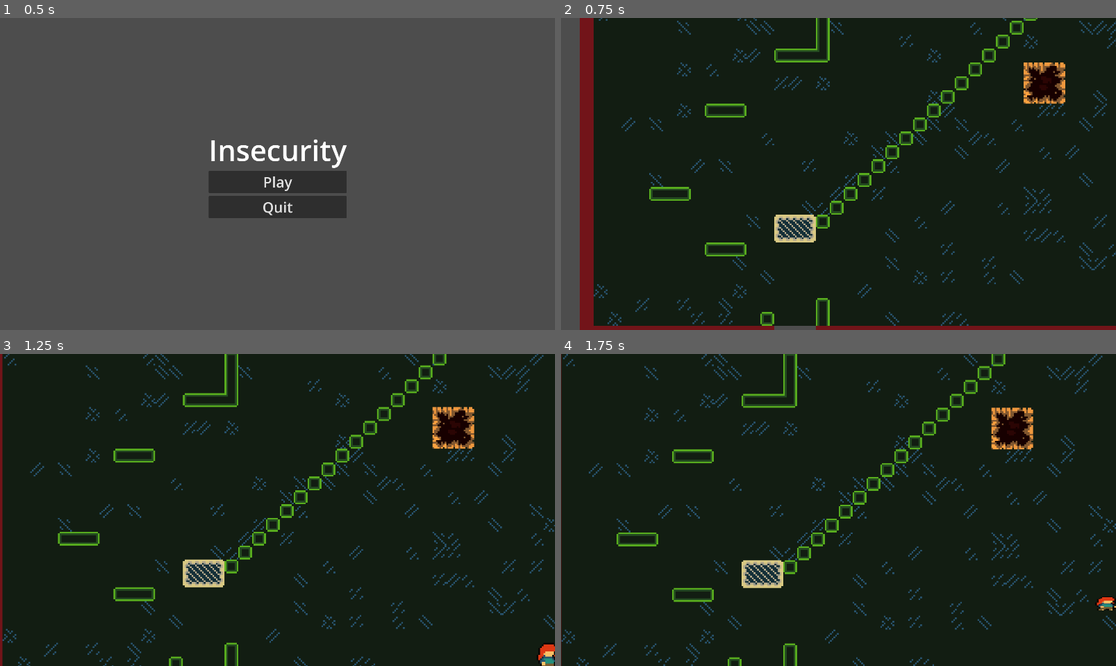
Above: before the commit, frames 1-4 (two rows, left to right).
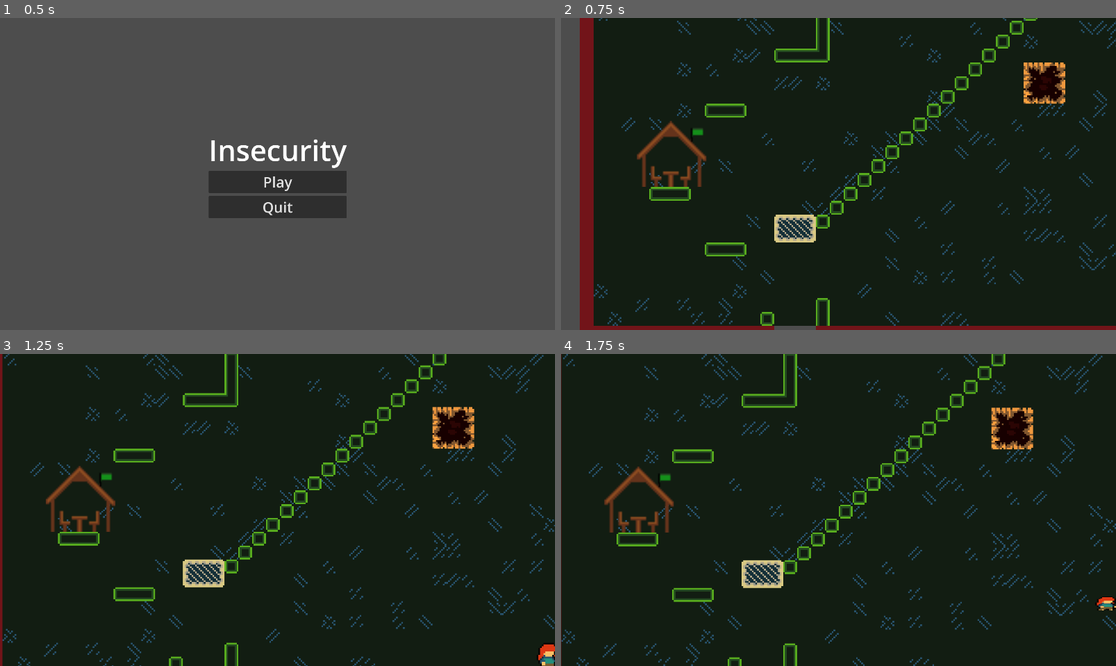
Above: after the commit, the same moments.

Repository: Arkcorner/Insecurity
Game: Godot game, scene res://UI/scenes/main_menu.tscn
The game is run twice, just before and just after one commit, with the same random seed, the same clock (stepped at 60 frames per second) and the same inputs.
Inputs (mouse positions are in pixels of both pictures, inside the frame that each line leads up to):
- Up to frame 1 (0.5 s): no input
- Up to frame 2 (0.75 s): click "Play" at 0.5 s
- Up to frame 3 (1.25 s): no input
- Up to frame 4 (1.75 s): tap Enter (ui_accept) at 1.25, 1.52 s; move the mouse to (960, 494) at 1.27 s; hold Right (ui_right) from 1.28 s (still down); hold Ctrl (crouch) from 1.28 s (still down); click (960, 494) at 1.42 s

Frame 1 is identical in both runs. In frame 2, 0.8% of the frame differs, in the area x 13-27%, y 32-55%; in frame 3, 0.8%; in frame 4, 0.8%, in the area x 7-21%, y 36-58%.

Commit message:
Added the checkpoint animation
I also forgot how to crouch and thought I had failed to upload the crouch move.  This is not reflected in the code.

Diff:
--- a/scenes/Auto_checkpoint.tscn
+++ b/scenes/Auto_checkpoint.tscn
@@ -1,7 +1,39 @@
-[gd_scene load_steps=4 format=3 uid="uid://ghxcucw0jy2v"]
+[gd_scene load_steps=9 format=3 uid="uid://ghxcucw0jy2v"]
 
 [ext_resource type="Script" path="res://scripts/Auto_checkpoint.gd" id="1_qp0n8"]
-[ext_resource type="Texture2D" uid="uid://cod0e8mkk2lxu" path="res://assets/Art/Objects/SaveCheckpointCamp.png" id="1_skbge"]
+[ext_resource type="Texture2D" uid="uid://pdfsv766emuf" path="res://assets/Art/Objects/Animated_objects/Checkpoint/CheckpointCampIdle.png" id="3_3x3pq"]
+[ext_resource type="Texture2D" uid="uid://djbqi3a842278" path="res://assets/Art/Objects/Animated_objects/Checkpoint/CheckpointCamp1.png" id="4_2xwk2"]
+[ext_resource type="Texture2D" uid="uid://di4bh8kfl6av5" path="res://assets/Art/Objects/Animated_objects/Checkpoint/CheckpointCamp2.png" id="5_prwgv"]
+[ext_resource type="Texture2D" uid="uid://do577yxmf25cd" path="res://assets/Art/Objects/Animated_objects/Checkpoint/CheckpointCamp3.png" id="6_n3w62"]
+[ext_resource type="Texture2D" uid="uid://bb28u4mkjyf6u" path="res://assets/Art/Objects/Animated_objects/Checkpoint/CheckpointCamp4.png" id="7_6wv8o"]
+
+[sub_resource type="SpriteFrames" id="SpriteFrames_6mytg"]
+animations = [{
+"frames": [{
+"duration": 1.0,
+"texture": ExtResource("3_3x3pq")
+}],
+"loop": true,
+"name": &"checkpoint_default",
+"speed": 5.0
+}, {
+"frames": [{
+"duration": 1.0,
+"texture": ExtResource("4_2xwk2")
+}, {
+"duration": 1.0,
+"texture": ExtResource("5_prwgv")
+}, {
+"duration": 1.0,
+"texture": ExtResource("6_n3w62")
+}, {
+"duration": 1.0,
+"texture": ExtResource("7_6wv8o")
+}],
+"loop": true,
+"name": &"checkpoint_reached",
+"speed": 5.0
+}]
 
 [sub_resource type="RectangleShape2D" id="RectangleShape2D_5h3q2"]
 size = Vector2(38, 37)
@@ -10,9 +42,9 @@
 position = Vector2(0, 1)
 script = ExtResource("1_qp0n8")
 
-[node name="Sprite2D" type="Sprite2D" parent="."]
-scale = Vector2(0.1, 0.1)
-texture = ExtResource("1_skbge")
+[node name="AnimatedSprite2D" type="AnimatedSprite2D" parent="."]
+sprite_frames = SubResource("SpriteFrames_6mytg")
+animation = &"checkpoint_reached"
 
 [node name="CollisionShape2D" type="CollisionShape2D" parent="."]
 position = Vector2(0, -0.5)
--- a/scenes/Level_1.tscn
+++ b/scenes/Level_1.tscn
@@ -9,6 +9,7 @@
 [ext_resource type="Script" path="res://scripts/Transition_camera.gd" id="7_hdac4"]
 [ext_resource type="Texture2D" uid="uid://cvomhqq0v1xgm" path="res://assets/Art/Tiles/Interactables/T_interactables.png" id="8_6l23p"]
 [ext_resource type="PackedScene" uid="uid://bapp1hp7w15nq" path="res://UI/scenes/pause_menu.tscn" id="9_c85mj"]
+[ext_resource type="PackedScene" uid="uid://ghxcucw0jy2v" path="res://scenes/Auto_checkpoint.tscn" id="10_ngteu"]
 
 [sub_resource type="TileSetAtlasSource" id="TileSetAtlasSource_88cs2"]
 texture = ExtResource("2_e2chq")
@@ -1739,3 +1740,6 @@
 
 [node name="LightingColour" type="CanvasModulate" parent="."]
 color = Color(0.996078, 0.898039, 0.560784, 1)
+
+[node name="AutoCheckpoint" parent="." instance=ExtResource("10_ngteu")]
+position = Vector2(-275, -96)
--- a/scripts/Auto_checkpoint.gd
+++ b/scripts/Auto_checkpoint.gd
@@ -3,10 +3,10 @@
 
 # Called when the node enters the scene tree for the first time.
 func _ready():
-	pass # Replace with function body.
+	$AnimatedSprite2D.play("checkpoint_default")
 
 func _on_body_entered(body):
-	print("something entered")
+
 	if body.name == "Player":
-		print("the player entered")
+		$AnimatedSprite2D.play("checkpoint_reached")
 		Global.update_spawn_point(self.global_position)
Not shown: 1 places in scenes/Level_1.tscn that only renumber resources
